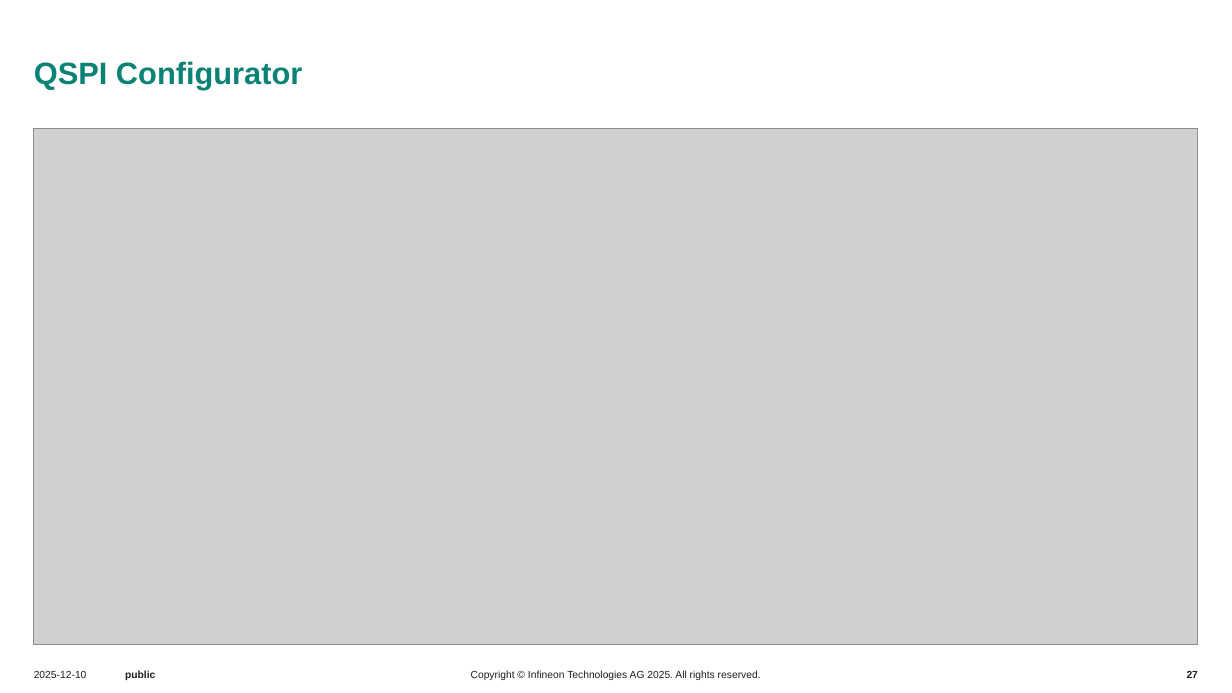
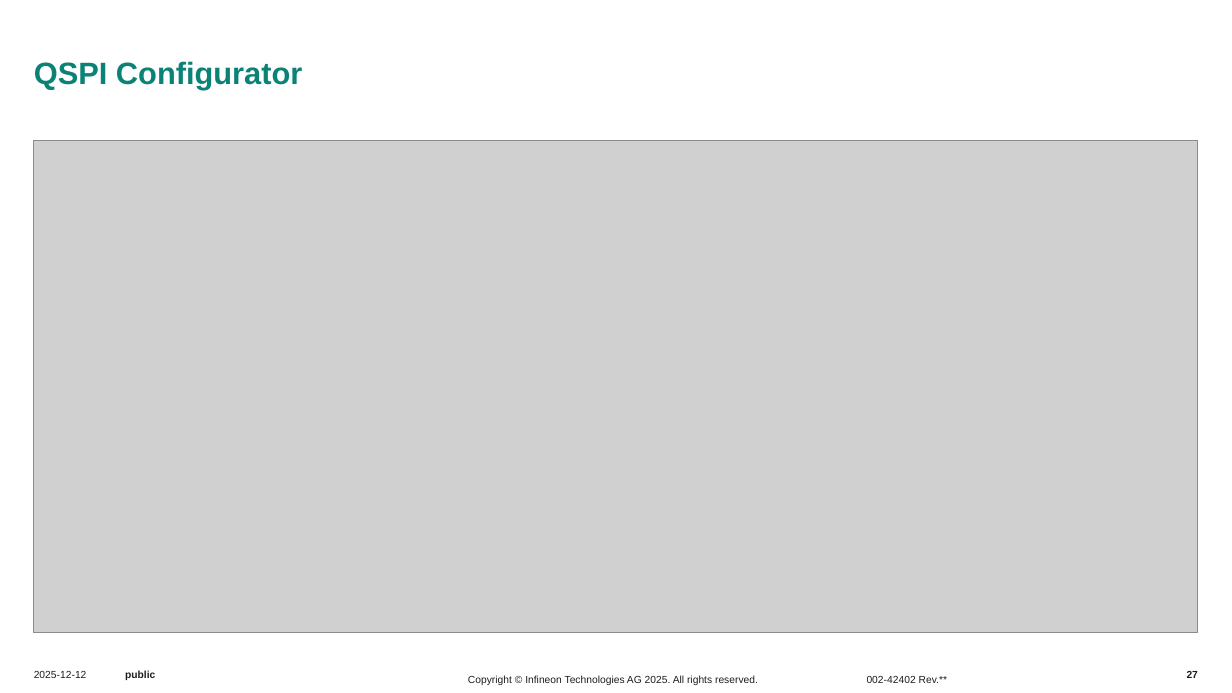
Before and after one commit to luisreynosoIFX/mtb-training-psoc-edge-e84-intro-ecosystem, a slide deck: slide 27 of .internal/Presentation/PSE84_Introductory_Ecosystem_E2.pptx. Drawn at 1232x693 pixels with LibreOffice and Linux fonts; fonts in the diff are those of the drawing; grey boxes stand for pictures; background and template pictures are left out. Boxes give left, top, right and bottom in pixels: in the first picture for what was removed or moved away, otherwise in the second. Text is boxed around its words. In the diff, an @@ line names an element or a change of style, - is before the commit and + after.

```diff
--- a/.internal/Presentation/PSE84_Introductory_Ecosystem_E2.pptx
+++ b/.internal/Presentation/PSE84_Introductory_Ecosystem_E2.pptx
@@ picture: place and size @@
-picture at [34,128,1199,645]
+picture at [34,140,1199,633]
@@ text at [34,671,87,678]: text changed @@
-2025-12-10
+2025-12-12
@@ text at [468,675,947,685]: text changed @@
-Copyright © Infineon Technologies AG 2025. All rights reserved.
+Copyright © Infineon Technologies AG 2025. All rights reserved. 002-42402 Rev.**
```
Also in this commit, not shown: 52 other slides changed, 4 other files.
